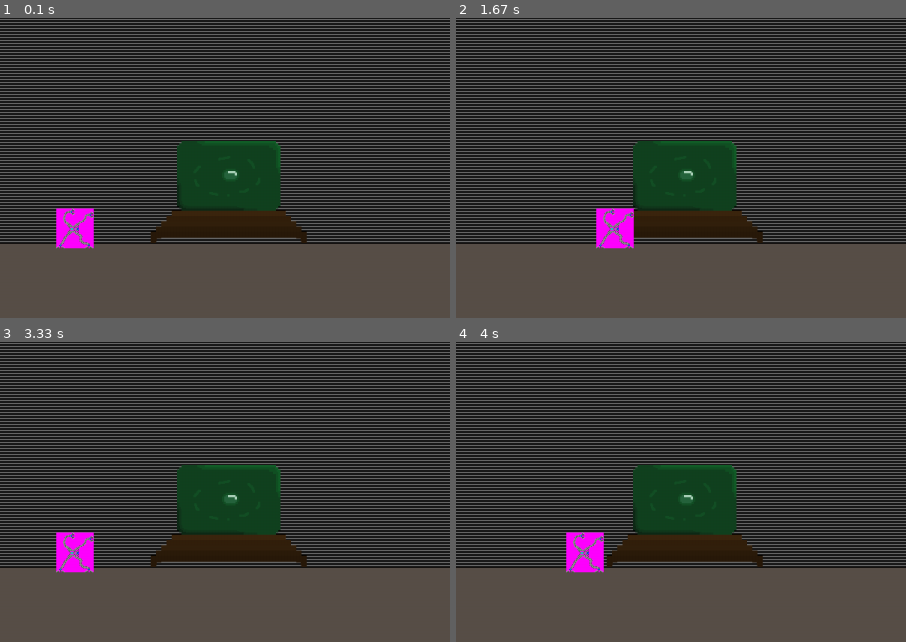
Above: before the commit, frames 1-4 (two rows, left to right).
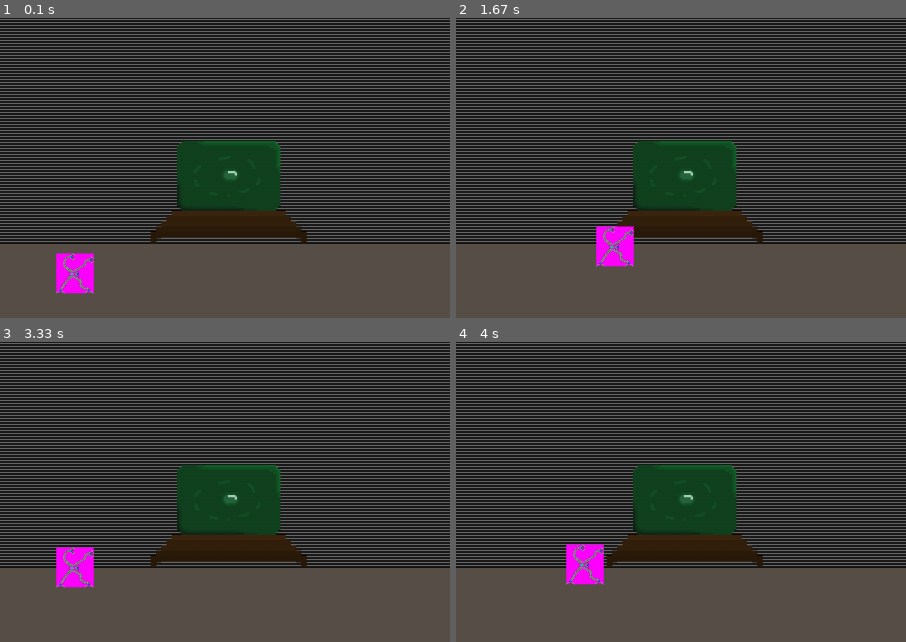
Above: after the commit, the same moments.

Repository: dmtcrafter/Py_Bots-pygame
Game: pygame game, started from game.py
The game is run twice, just before and just after one commit, with the same random seed, the same clock (stepped at 60 frames per second) and the same inputs.
Inputs:
- Up to frame 1 (0.1 s): no input
- Up to frame 2 (1.67 s): hold Right 0.33-0.8 s; hold Up 0.83-1.13 s; hold Right 1.17-1.63 s
- Up to frame 3 (3.33 s): hold Left 1.67-2.2 s; hold Down 2.23-2.53 s; hold Left 2.57-2.97 s; hold Up from 3 s (still down)
- Up to frame 4 (4 s): release Up at 3.37 s; hold Right from 3.4 s (still down)
The pictures show only the part of the screen within x 0-50%, y 50-100%; the shares and areas given below are measured in that part.

The runs differ from the first frame. In frame 1, 2.3% of the frame differs, in the area x 12-21%, y 63-92%; in frame 2, 1.3%; in frame 3, 1.2%; in frame 4, 1.1%.

Commit message:
5/3/2022 5:33PM DMT

Diff:
--- a/game.py
+++ b/game.py
@@ -9,6 +9,8 @@
 # import pygame.locals for easier access to key coordinates
 from pygame.locals import (
     RLEACCEL,
+    K_UP,
+    K_DOWN,
     K_SPACE,
     K_LEFT,
     K_RIGHT,
@@ -68,7 +70,6 @@
 
 class Enemy(GameObjects):
     type_e = pygame.image.load('./assets/imgs/enemy_bullet.png')
-    type_e.set_colorkey((100, 0, 86.2), RLEACCEL)
 
     def __init__(self):
         super().__init__()
@@ -78,9 +79,11 @@
             super().__init__()
             self.surf = pygame.image.load('./assets/imgs/crocodile.png')
             self.rect = self.surf.get_rect(center=(x_pos, y_pos))
-            self.velocity = Vector2(-0.3, 0)
+            self.velocity = [-1, 0]
 
         def update(self):
+            self.rect = self.rect.update(self.velocity)
+
             # Check if any bullets have collided with the enemy
             if pygame.sprite.spritecollideany(self, bullets):
                 # If so, then remove the player and stop the loop
@@ -93,9 +96,11 @@
             super().__init__()
             self.surf = pygame.image.load('./assets/imgs/saw_bot.png').convert()
             self.rect = self.surf.get_rect(center=(x_pos, y_pos))
-            self.velocity = Vector2(-0.3, 0)
+            self.velocity = [-3, 0]
 
         def update(self):
+            self.rect = self.rect.update(self.velocity)
+
             # Check if any bullets have collided with the enemy
             if pygame.sprite.spritecollideany(self, bullets):
 
@@ -117,7 +122,6 @@
                 self.kill()
 
             while self.functioning:
-
                 e_bullet = Bullet(Enemy.type_e, GameObjects.e_velo)
                 bullets.add(e_bullet)
 
@@ -127,21 +131,27 @@
     def __init__(self):
         super().__init__()
         self.surf = pygame.image.load('./assets/imgs/player_bot_1.png').convert()
-        self.rect = self.surf.get_rect(center=(SCREEN_WIDTH-1100, SCREEN_HEIGHT-120))
+        self.rect = self.surf.get_rect(center=(SCREEN_WIDTH-1100, SCREEN_HEIGHT-60))
 
     def update(self, pressed_keys):
 
         # Check if any enemies have collided with the player
         if pygame.sprite.spritecollideany(player, enemies):
-            # If so, then the player loses a life
+            # If so, then the player dies and the game ends
             self.kill()
             exit()
 
         if pressed_keys[K_LEFT]:
             self.rect.move_ip(-2, 0)
 
+        if pressed_keys[K_UP]:
+            self.rect.move_ip(0, -2)
+
         if pressed_keys[K_RIGHT]:
             self.rect.move_ip(2, 0)
+
+        if pressed_keys[K_DOWN]:
+            self.rect.move_ip(0, 2)
 
         if pressed_keys[K_SPACE]:
             type_p = pygame.image.load('./assets/imgs/player_bullet.png').convert()
@@ -156,6 +166,8 @@
             self.rect.right = SCREEN_WIDTH
         if self.rect.top < 0:
             self.rect.top = 0
+        if self.rect.bottom <= (SCREEN_HEIGHT-100):
+            self.rect.bottom = (SCREEN_HEIGHT-100)
 
 
 player = Player()
